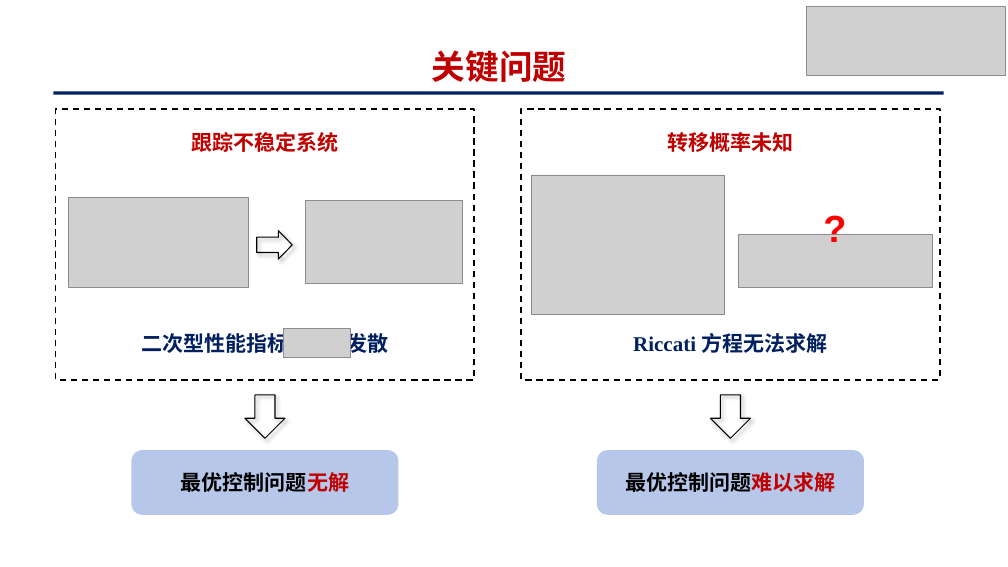
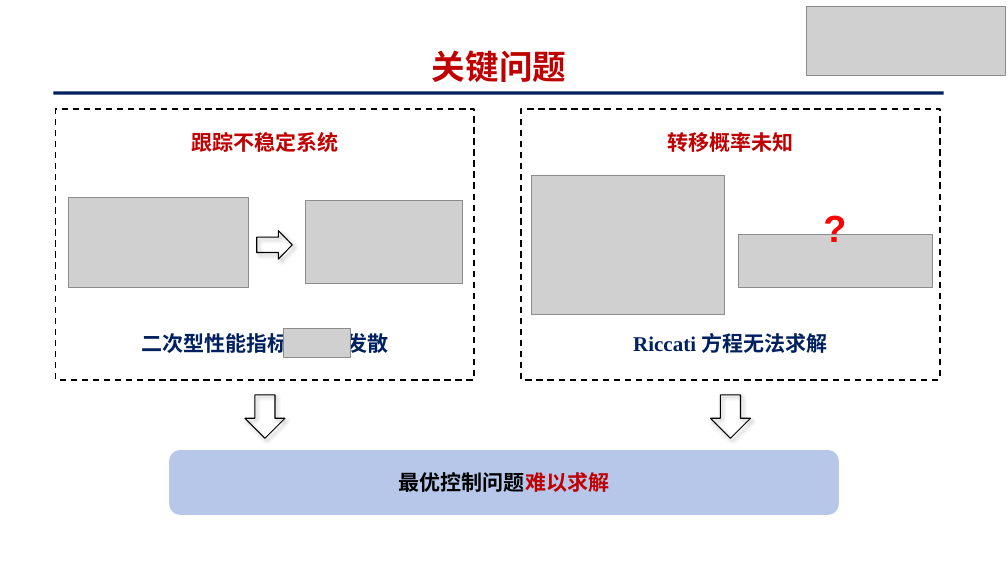
Before and after one commit to yck0609/master-thesis, a slide deck: slide 6 of PPT/基于策略迭代的马尔可夫跳变系统最优跟踪控制_姚才康_0505.pptx. Drawn at 1008x567 pixels with LibreOffice and Linux fonts; fonts in the diff are those of the drawing; grey boxes stand for pictures. Boxes give left, top, right and bottom in pixels: in the first picture for what was removed or moved away, otherwise in the second. Text is boxed around its words. In the diff, an @@ line names an element or a change of style, - is before the commit and + after.

```diff
--- a/PPT/基于策略迭代的马尔可夫跳变系统最优跟踪控制_姚才康_0505.pptx
+++ b/PPT/基于策略迭代的马尔可夫跳变系统最优跟踪控制_姚才康_0505.pptx
@@ rounded rectangle removed at bbox=[132, 450, 399, 514] @@
-最优控制问题无解
@@ rounded rectangle "最优控制问题难以求解": place and size @@
-rounded rectangle "最优控制问题难以求解" at bbox=[597, 450, 864, 514]
+rounded rectangle "最优控制问题难以求解" at bbox=[169, 450, 839, 514]
```
Also in this commit, not shown: 1 other slide changed, 32 other files.
